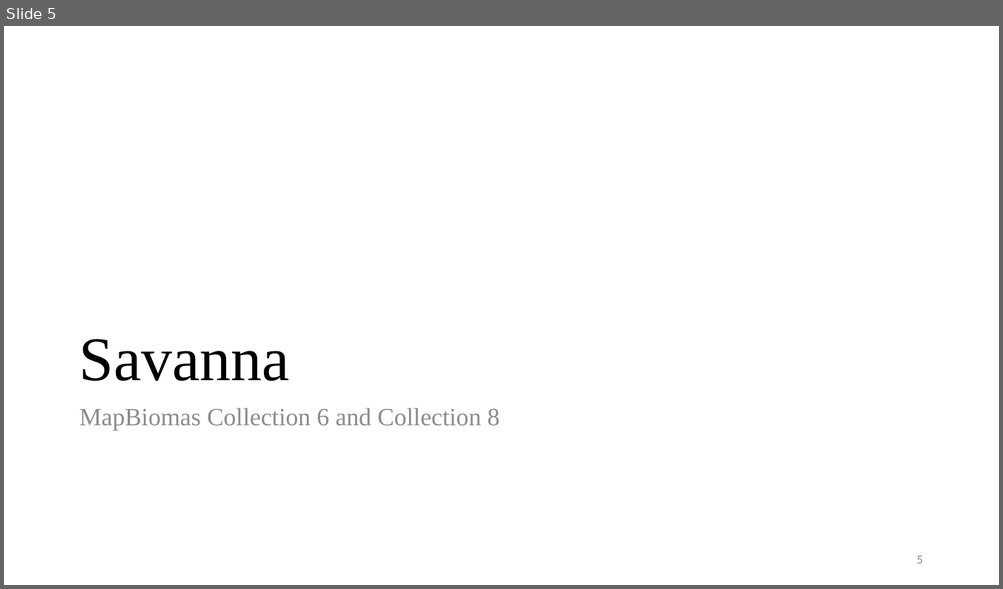
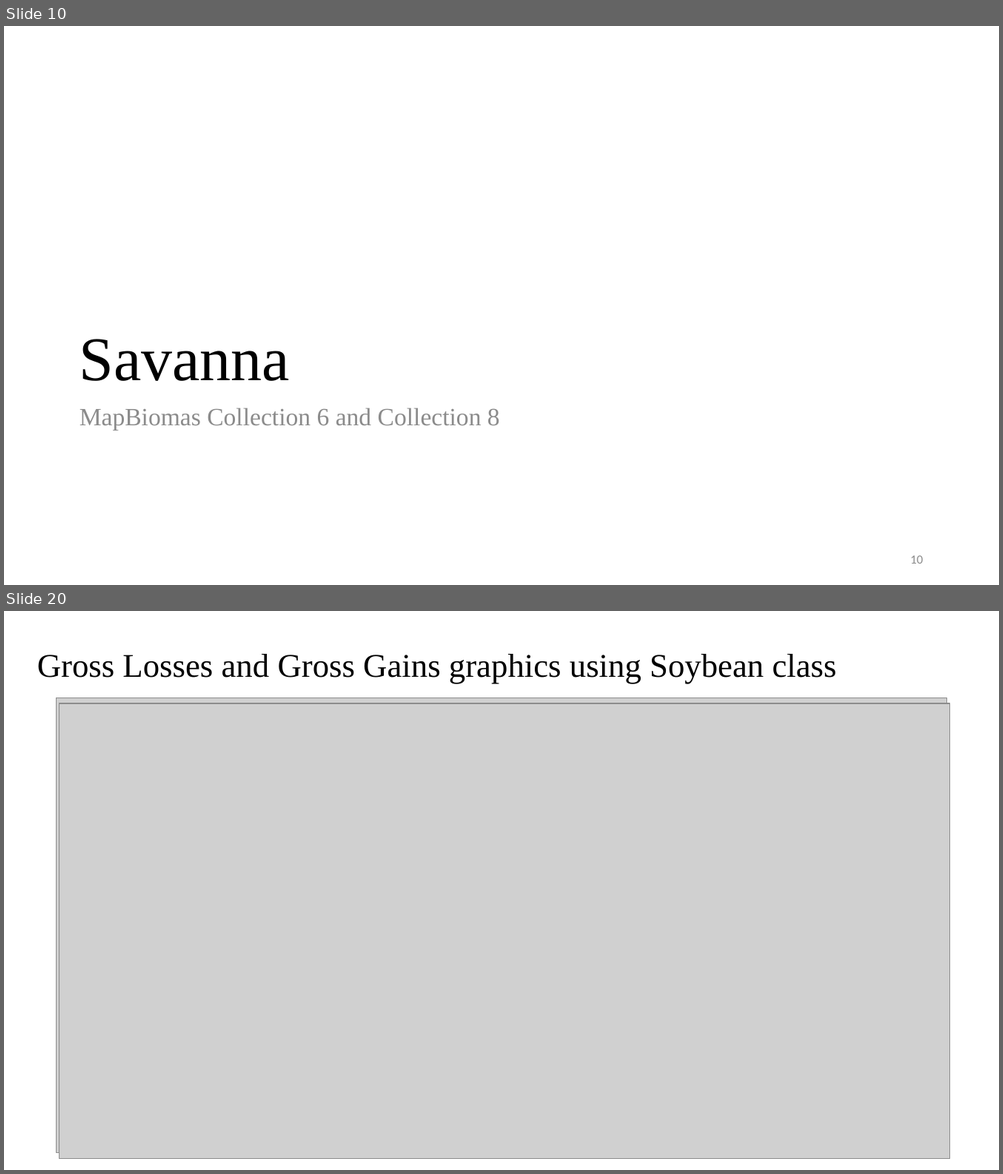
Before and after one commit to antoniovfonseca/compare-time-series, a slide deck: validation_results.pptx. Shown one above the other, each under a label of ours: slide 5 before the commit, slides 10 and 20 after it; the slides between them are not shown. The pictures are 1003x589 and 1003x1174 pixels, drawn with LibreOffice and Linux fonts; fonts in the diff are those of the drawing; grey boxes stand for pictures. Boxes give left, top, right and bottom in pixels: in the first picture for what was removed or moved away, otherwise in the second. Text is boxed around its words. In the diff, an @@ line names an element or a change of style, - is before the commit and + after.

```diff
--- a/validation_results.pptx
+++ b/validation_results.pptx
@@ slide 20 added at (x1=4, y1=611, x2=999, y2=1170), background #FFFFFF @@
@@ text added at (x1=37, y1=654, x2=836, y2=684), 32 pt, text #000000 @@
+Gross Losses and Gross Gains graphics using Soybean class
@@ picture added at (x1=57, y1=698, x2=946, y2=1153) @@
@@ picture added at (x1=60, y1=703, x2=949, y2=1159) @@
@@ what was slide 5 is now slide 10 @@
@@ page number at (x1=910, y1=556, x2=922, y2=564): text changed @@
-5
+10
```
Also in this commit, not shown: 9 slides changed, 11 other slides added, 3 slides removed, 47 other files.
